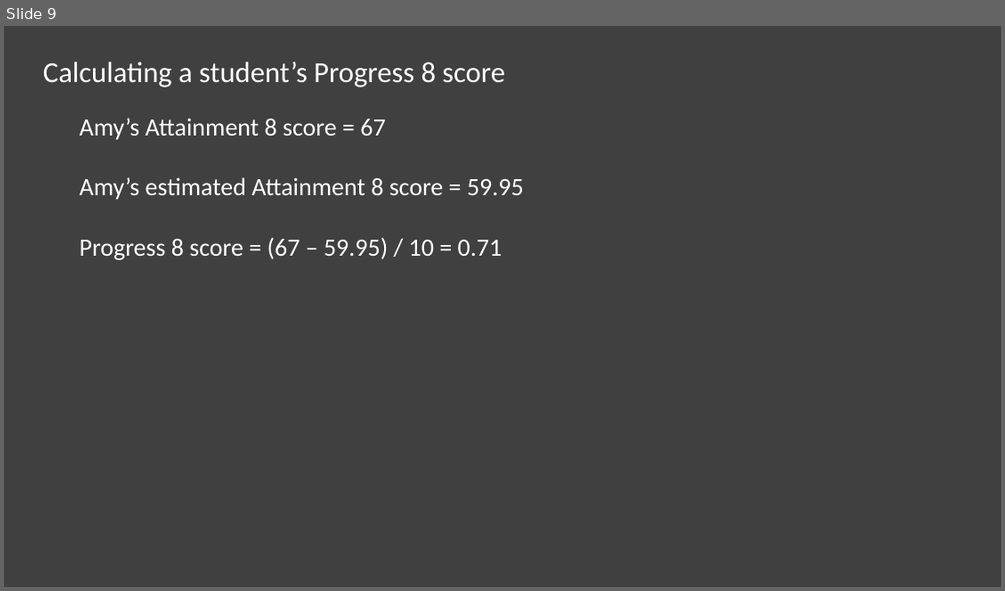
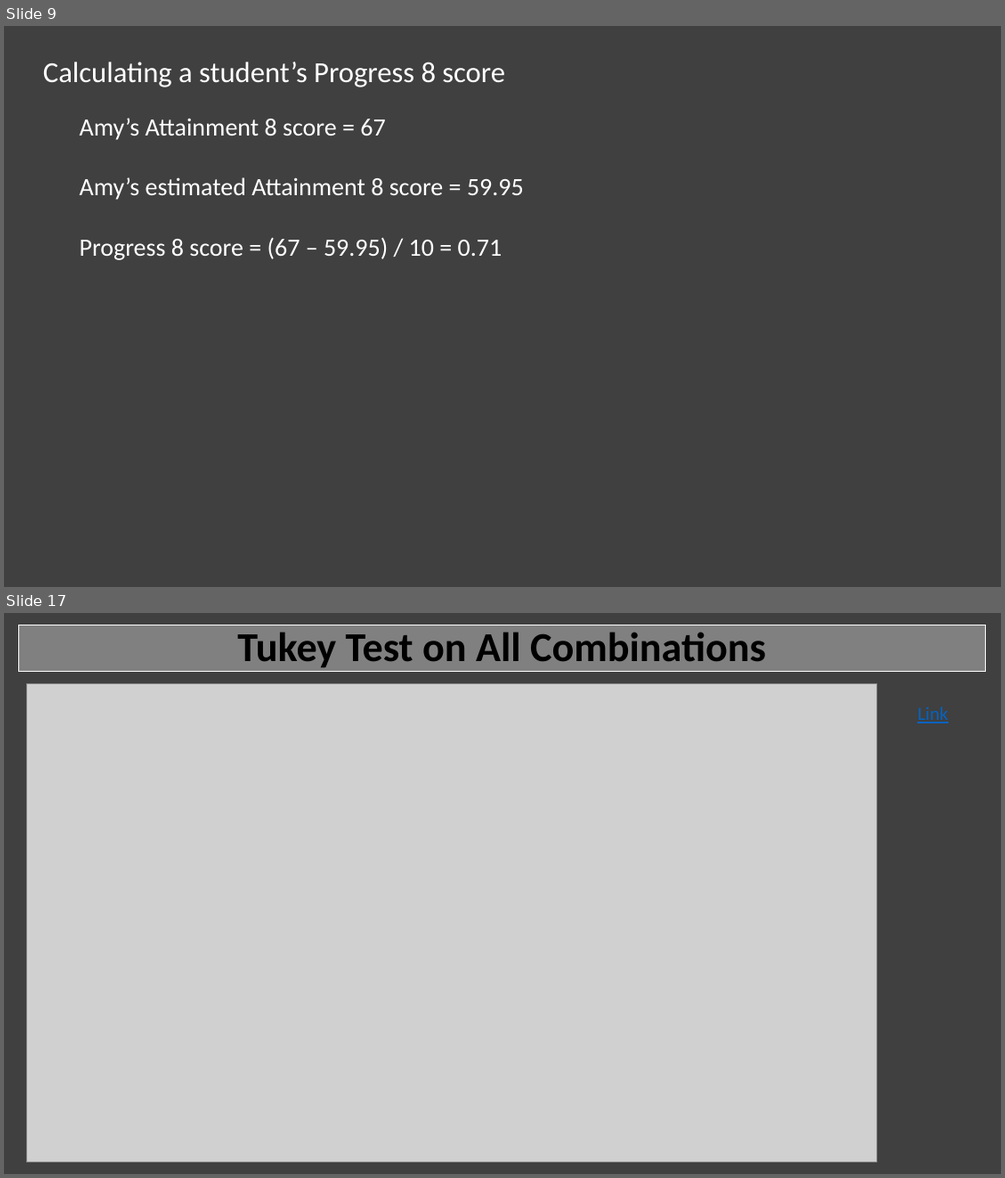
Before and after one commit to MoNawaz101/Project-1-Examination-Analysis, a slide deck: Project 1 Presentation.pptx. Shown one above the other, each under a label of ours: slide 9 before the commit, slides 9 and 17 after it; the slides between them are not shown. The pictures are 1005x591 and 1005x1178 pixels, drawn with LibreOffice and Linux fonts; fonts in the diff are those of the drawing; grey boxes stand for pictures. Boxes give left, top, right and bottom in pixels: in the first picture for what was removed or moved away, otherwise in the second. Text is boxed around its words. In the diff, an @@ line names an element or a change of style, - is before the commit and + after.

```diff
--- a/Project 1 Presentation.pptx
+++ b/Project 1 Presentation.pptx
@@ slide 17 added at (x1=4, y1=613, x2=1001, y2=1174), background #404040 @@
@@ title added at (x1=19, y1=625, x2=985, y2=672), fill #808080, outline #FFFFFF 0.75 pt, 39.6 pt, text #000000, bold @@
+Tukey Test on All Combinations
@@ picture added at (x1=26, y1=683, x2=877, y2=1162) @@
@@ text added at (x1=917, y1=706, x2=947, y2=723), 18 pt, text #0563C1, underline @@
+Link
```
Also in this commit, not shown: 10 slides changed, 5 other slides added, 1 slide removed, 44 other files.
